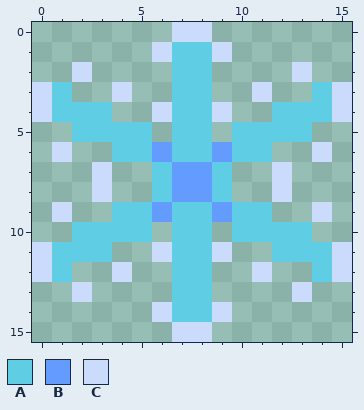
Edited in one commit: pixel-art sprite (assets/images/enemies/snow_pattern.png). The picture above is the old version.
The file is 16x16 pixels.
Palette (. is transparent): A #5fcde4  B #639bff  C #cbdbfc
Pixels before, first column x 0:
 0 .......CC.......
 1 ......CAAC......
 2 ..C....AA....C..
 3 CA..C..AA..C..AC
 4 CAAA..CAAC..AAAC
 5 ..AAAA.AA.AAAA..
 6 .C..AABAABAA..C.
 7 ...C..ABBA..C...
 8 ...C..ABBA..C...
 9 .C..AABAABAA..C.
10 ..AAAA.AA.AAAA..
11 CAAA..CAAC..AAAC
12 CA..C..AA..C..AC
13 ..C....AA....C..
14 ......CAAC......
15 .......CC.......
Once edited:
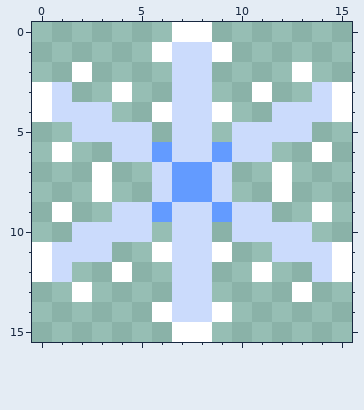
From the commit log: Modify snow world skin
What changed:
Colour A changes from #5fcde4 to #cbdbfc.
Colour C changes from #cbdbfc to #ffffff.
Pixel boxes of the changes (left, top, right, bottom) in both pictures:
changed: (32, 22, 352, 342)
